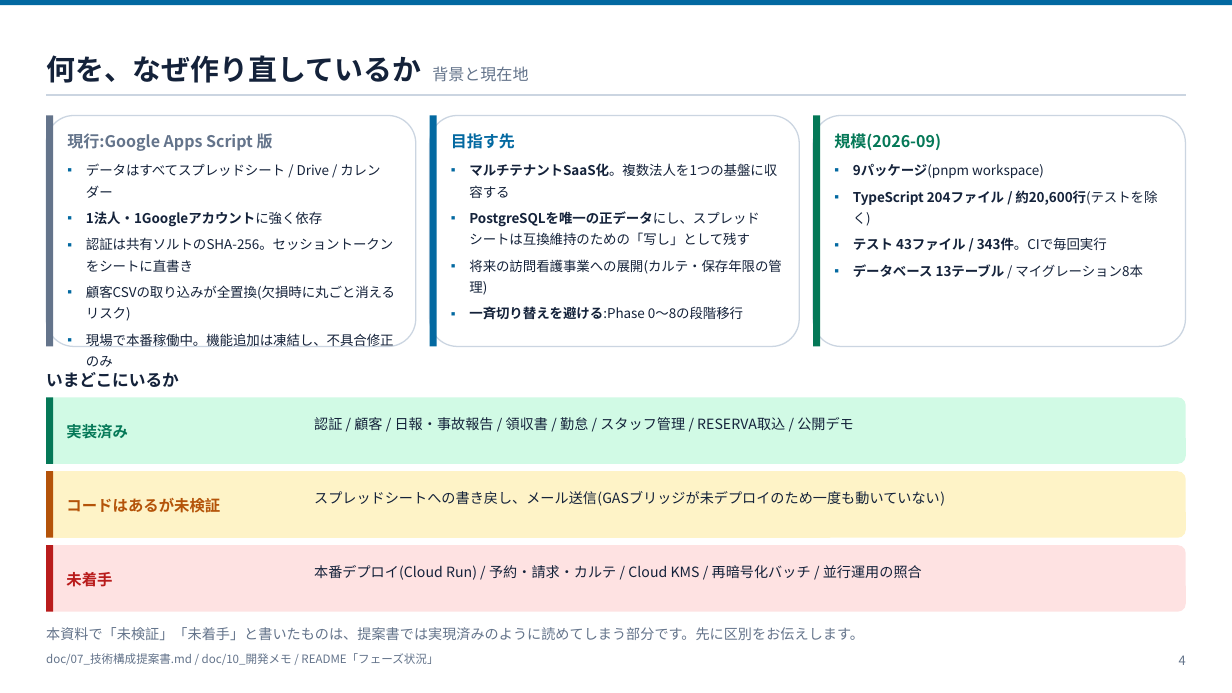
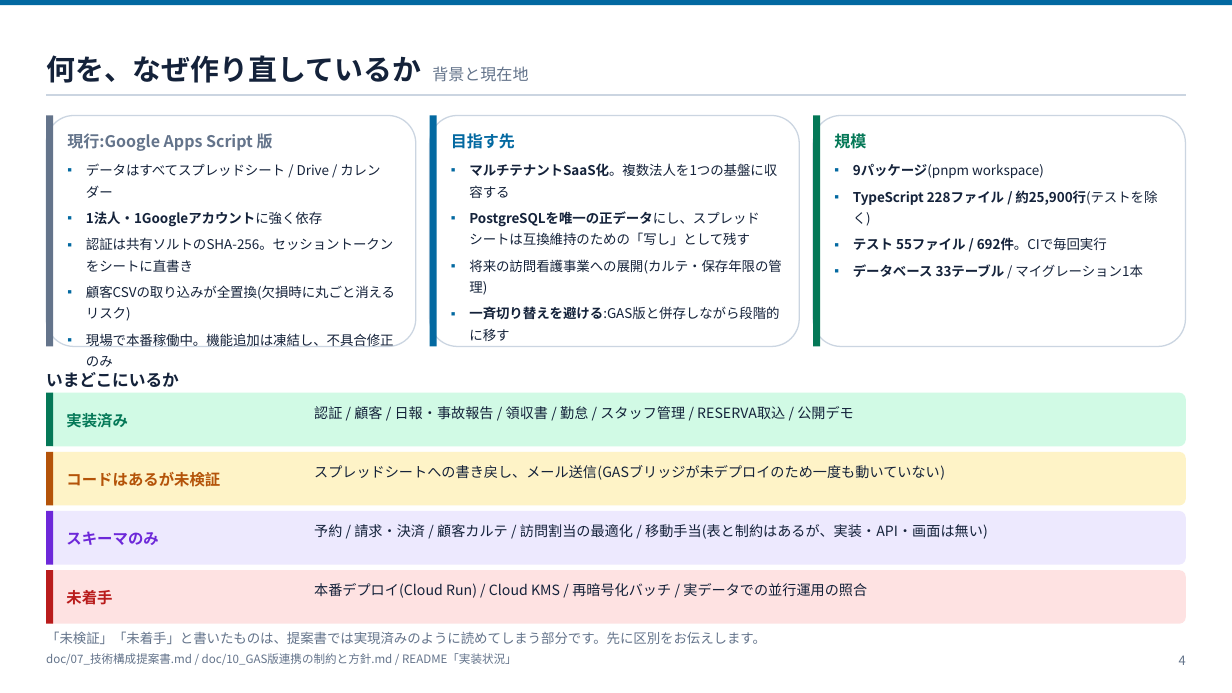
Before and after one commit to ohru131/katahimo-app, a slide deck: slide 4 of doc/13_アーキテクチャ説明資料.pptx. Drawn at 1232x693 pixels with LibreOffice and Linux fonts; fonts in the diff are those of the drawing. Boxes give left, top, right and bottom in pixels: in the first picture for what was removed or moved away, otherwise in the second. Text is boxed around its words. In the diff, an @@ line names an element or a change of style, - is before the commit and + after.

```diff
--- a/doc/13_アーキテクチャ説明資料.pptx
+++ b/doc/13_アーキテクチャ説明資料.pptx
@@ text at (834,131,866,152): text changed @@
-規模(2026-09)
+規模
@@ text at (853,190,1157,277): text changed @@
-▪ TypeScript 204ファイル / 約20,600行(テストを除く)
-▪ テスト 43ファイル / 343件。CIで毎回実行
-▪ データベース 13テーブル / マイグレーション8本
+▪ TypeScript 228ファイル / 約25,900行(テストを除く)
+▪ テスト 55ファイル / 692件。CIで毎回実行
+▪ データベース 33テーブル / マイグレーション1本
@@ text at (469,306,779,320): text changed @@
-▪ 一斉切り替えを避ける:Phase 0〜8の段階移行
+▪ 一斉切り替えを避ける:GAS版と併存しながら段階的に移す
@@ rounded rectangle: place and size @@
-rounded rectangle at (46,397,1186,464)
+rounded rectangle at (46,393,1186,446)
@@ rectangle: place and size @@
-rectangle at (46,397,53,464)
+rectangle at (46,393,53,446)
@@ text "実装済み": place and size @@
-text "実装済み" at (66,424,128,439)
+text "実装済み" at (66,413,128,428)
@@ text "認証 / 顧客 / 日報・事故報告 ...": place and size @@
-text "認証 / 顧客 / 日報・事故報告 ..." at (314,417,854,431)
+text "認証 / 顧客 / 日報・事故報告 ..." at (314,406,854,420)
@@ rounded rectangle: place and size @@
-rounded rectangle at (46,471,1186,538)
+rounded rectangle at (46,452,1186,506)
@@ rectangle: place and size @@
-rectangle at (46,471,53,538)
+rectangle at (46,452,53,506)
@@ text "コードはあるが未検証": place and size @@
-text "コードはあるが未検証" at (66,498,220,513)
+text "コードはあるが未検証" at (66,472,220,487)
@@ text "スプレッドシートへの書き戻し、メール送信(GASブリッジが未デプロイのため一度も動いていない)": place and size @@
-text "スプレッドシートへの書き戻し、メール送信(GASブリッジが未デプロイのため一度も動いていない)" at (314,491,945,506)
+text "スプレッドシートへの書き戻し、メール送信(GASブリッジが未デプロイのため一度も動いていない)" at (314,465,945,480)
@@ rounded rectangle: place and size @@
-rounded rectangle at (46,545,1186,612)
+rounded rectangle at (46,511,1186,565)
@@ rounded rectangle at (46,511,1186,565): fill #FEE2E2 to #EDE9FE @@
@@ rectangle: place and size @@
-rectangle at (46,545,53,612)
+rectangle at (46,511,53,565)
@@ rectangle at (46,511,53,565): fill #B91C1C to #6D28D9 @@
@@ text added at (66,531,158,545), 12 pt, text #6D28D9, bold @@
+スキーマのみ
@@ text added at (314,524,988,539), 11 pt, text #14223A @@
+予約 / 請求・決済 / 顧客カルテ / 訪問割当の最適化 / 移動手当(表と制約はあるが、実装・API・画面は無い)
@@ rounded rectangle added at (46,570,1186,624), fill #FEE2E2 @@
@@ rectangle added at (46,570,53,624), fill #B91C1C @@
@@ text "未着手": place and size @@
-text "未着手" at (66,572,112,587)
+text "未着手" at (66,590,112,605)
@@ text at (314,583,867,598): text changed @@
-本番デプロイ(Cloud Run) / 予約・請求・カルテ / Cloud KMS / 再暗号化バッチ / 並行運用の照合
+本番デプロイ(Cloud Run) / Cloud KMS / 再暗号化バッチ / 実データでの並行運用の照合
@@ text at (46,653,517,665): text changed @@
-doc/07_技術構成提案書.md / doc/10_開発メモ / README「フェーズ状況」
+doc/07_技術構成提案書.md / doc/10_GAS版連携の制約と方針.md / README「実装状況」
@@ text at (46,631,766,644): text changed; size 11 to 10.5 pt @@
-本資料で「未検証」「未着手」と書いたものは、提案書では実現済みのように読めてしまう部分です。先に区別をお伝えします。
+「未検証」「未着手」と書いたものは、提案書では実現済みのように読めてしまう部分です。先に区別をお伝えします。
```
Also in this commit, not shown: 8 other slides changed, 5 other files.
